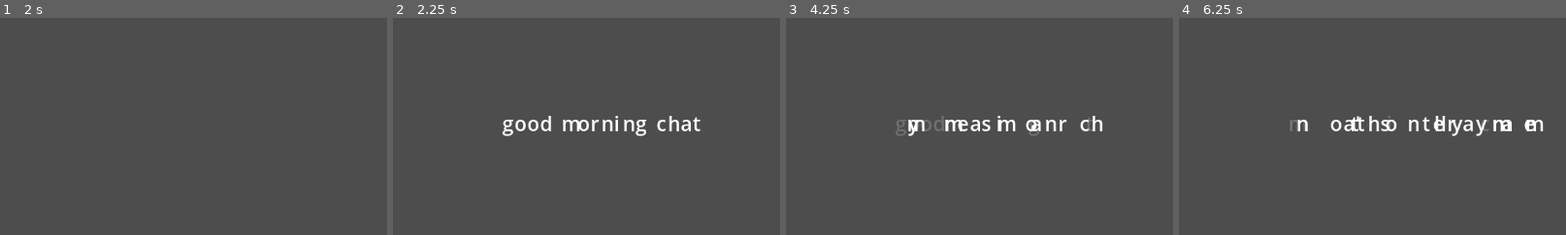
Above: before the commit, frames 1-4 (left to right).
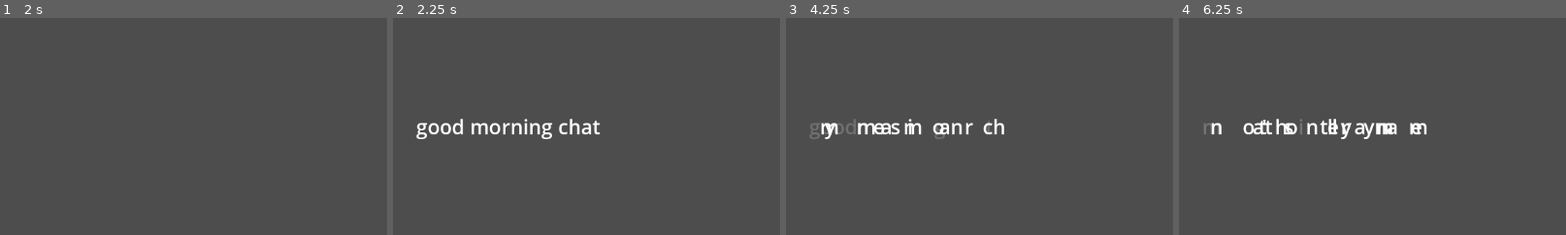
Above: after the commit, the same moments.

Repository: chesedcore/HiFidelityLabel
Game: Godot game, scene res://control.tscn
Same seed, same stepped clock (60 frames per second), same inputs: the game is played once before the commit and once after it.
Inputs:
- Up to frame 1 (2 s): tap Enter at 0.5 s; tap Space at 1.25 s
- Up to frame 2 (2.25 s): tap Enter at 2 s
- Up to frame 3 (4.25 s): tap Space at 2.75 s; tap Enter at 3.5 s
- Up to frame 4 (6.25 s): tap Space at 5.75 s
The pictures show only the part of the screen within x 27-77%, y 20-70%; the shares and areas given below are measured in that part.

Frame 1 is identical in both runs. In frame 2, 2.6% of the frame differs, in the area x 6-80%, y 45-56%; in frame 3, 2.7%; in frame 4, 3.2%, in the area x 6-95%, y 45-56%.

Commit message:
fix kerning and advancement

Diff:
--- a/hi-fidelity-label/HFLabel.gd
+++ b/hi-fidelity-label/HFLabel.gd
@@ -173,35 +173,77 @@
 	return chosen
 
 #region LAYOUT AND ANIMATIONS (tweens)
+##DEPRECATED. don't use this version, it is not kerning aware
+#func _relayout_immediately() -> void:
+	#var x := 0.0
+	#for g in _active_glyphs:
+		#var width := _measure_char_width(g)
+		#var target := Vector2(x, baseline_y)
+		#g.pos = target
+		#g.target_pos = target
+		##ensure label shows correct char and is moved properly
+		#_set_label_text_and_pos(g.label_idx, g.repr, target)
+		#x += width + letter_spacing
+
 ##instantly place all glyphs without animation.
 func _relayout_immediately() -> void:
-	var x := 0.0
-	for g in _active_glyphs:
-		var width := _measure_char_width(g)
+	var full_text := ""
+	for g in _active_glyphs: full_text += g.repr
+	var x_positions := _compute_glyph_positions_from_string(full_text)
+
+	for i in _active_glyphs.size():
+		var g := _active_glyphs[i]
+		var x := 0.0
+		if i == 0: x = 0.0
+		else: x = x_positions[i - 1]
+		x += i * letter_spacing
 		var target := Vector2(x, baseline_y)
 		g.pos = target
 		g.target_pos = target
-		#ensure label shows correct char and is moved properly
 		_set_label_text_and_pos(g.label_idx, g.repr, target)
-		x += width + letter_spacing
+
+
+##DEPRECATED: don't use this. it's not kerning aware
+#func _relayout_animated() -> void:
+	#var x := 0.0
+	#for g in _active_glyphs:
+		#var width := _measure_char_width(g)
+		#var target := Vector2(x, baseline_y)
+		#_set_label_text_and_pos(g.label_idx, g.repr, g.pos) #keep this visual position as a start
+		#g.stop_tween()
+		##create tween here for position movement from current to target
+		#var lbl := _label_pool[g.label_idx]
+		#var t := create_tween().set_ease(t_ease).set_trans(t_trans)
+		##animate
+		#t.tween_property(lbl, "position", target, zero_point_three)
+		#g.tween = t
+		#g.target_pos = target
+		#g.pos = target
+		#x += width + letter_spacing
 
 ##compute target positions for the new order and animate each glyph with a tween
 func _relayout_animated() -> void:
-	var x := 0.0
-	for g in _active_glyphs:
-		var width := _measure_char_width(g)
+	var full_text := ""
+	for g in _active_glyphs: full_text += g.repr
+	var x_positions := _compute_glyph_positions_from_string(full_text)
+
+	for i in _active_glyphs.size():
+		var g := _active_glyphs[i]
+		var x := 0.0
+		if i == 0: x = 0.0
+		else: x = x_positions[i - 1]
+		#use that x as anchor
+		x += i * letter_spacing
 		var target := Vector2(x, baseline_y)
-		_set_label_text_and_pos(g.label_idx, g.repr, g.pos) #keep this visual position as a start
+		_set_label_text_and_pos(g.label_idx, g.repr, g.pos)
 		g.stop_tween()
-		#create tween here for position movement from current to target
 		var lbl := _label_pool[g.label_idx]
 		var t := create_tween().set_ease(t_ease).set_trans(t_trans)
-		#animate
 		t.tween_property(lbl, "position", target, zero_point_three)
 		g.tween = t
 		g.target_pos = target
 		g.pos = target
-		x += width + letter_spacing
+
 
 ##helper used to set label text and position immediately (used to seed animation start)
 func _set_label_text_and_pos(label_idx: int, ch: String, pos: Vector2) -> void:
@@ -213,22 +255,46 @@
 #endregion
 
 #region MEASUREMENT AND UTILS
-@export var extra_fit: int = 1
 ##measure glyph width accurately using the cached font if available.
 ##fallback to minimum size if font is not cached.
-func _measure_char_width(g: Glyph) -> float:
-	if _font:
-		print_rich("[color=green]Font cache found!")
-		return _font.get_string_size(g.repr+" ".repeat(extra_fit)).x
-	#fallback code
-	if _label_pool.size() > 0:
-		var tmp := _label_pool[0]
-		tmp.text = g.repr
-		#await get_tree().process_frame
-		return tmp.get_minimum_size().x
-	#absolute fallback
-	push_warning("No proper fallback found. Returning a const fallback 8.0.")
-	return 8.0
+##DEPRECATED: kerning unaware. fucks shit up bad
+#func _measure_char_width(g: Glyph) -> float:
+	#if _font:
+		#print_rich("[color=green]Font cache found!")
+		#return _font.get_string_size(g.repr).x
+	##fallback code
+	#if _label_pool.size() > 0:
+		#var tmp := _label_pool[0]
+		#tmp.text = g.repr
+		##await get_tree().process_frame
+		#return tmp.get_minimum_size().x
+	##absolute fallback
+	#push_warning("No proper fallback found. Returning a const fallback 8.0.")
+	#return 8.0
+
+##returns X positions for each glyph based on real kerning & shaping.
+##index i gives the X at which character i should be placed.
+func _compute_glyph_positions_from_string(full_text: String) -> PackedFloat32Array:
+	var result := PackedFloat32Array()
+
+	if not _font:
+		push_error("Font cache missing. I haven't added a fallback yet lol")
+		return result
+
+	var run := ""
+	##HACK: runs in O(n^2) time. fucking horrendous for 1000 glyphs -> 1,000,000 time units :sob:
+	##TODO: reduce to O(n) time
+	for i in full_text.length():
+		run += full_text.substr(i, 1)
+		var _size := _font.get_string_size(
+			run,
+			HORIZONTAL_ALIGNMENT_LEFT,
+			-1,
+			font_size
+		)
+		result.push_back(_size.x)
+
+	return result
 
 ##obtain current label position (used when reusing a label index as fallback)
 func _get_label_pos(label_idx: int) -> Vector2:
--- a/hi-fidelity-label/control.tscn
+++ b/hi-fidelity-label/control.tscn
@@ -18,12 +18,13 @@
 anchors_preset = 15
 anchor_right = 1.0
 anchor_bottom = 1.0
-offset_left = 471.0
-offset_top = 264.0
+offset_left = 343.0
+offset_top = 269.0
+offset_right = -128.0
+offset_bottom = 5.0
 grow_horizontal = 2
 grow_vertical = 2
 script = ExtResource("1_0fbet")
 max_glyphs = 100
 zero_point_three = 1.0
 font_size = 30
-extra_fit = 2
--- a/hi-fidelity-label/driver.gd
+++ b/hi-fidelity-label/driver.gd
@@ -11,11 +11,13 @@
 	await get_tree().create_timer(2).timeout
 	hfl.morph_into("but who cares")
 	await get_tree().create_timer(2).timeout
-	hfl.morph_into("this line only appears if the font is cached")
+	hfl.morph_into("i fixed the kerning and advancement")
 	await get_tree().create_timer(2).timeout
-	hfl.morph_into("fucking help me")
+	hfl.morph_into("but the algorithm is now O(n^2)")
 	await get_tree().create_timer(2).timeout
-	hfl.morph_into("please")
+	hfl.morph_into("the runtime cost shouldn't be THAT bad")
+	await get_tree().create_timer(2).timeout
+	hfl.morph_into("but i need to optimise regardless")
 
 func layout_test() -> void:
 	hfl.immediately_set_text("hello")
--- /dev/null
+++ b/hi-fidelity-label/hifx.gd
@@ -0,0 +1,119 @@
+# glyph_fx.gd
+# A RichTextEffect that can animate glyphs out (exit) and in (enter).
+# It does not change the label text itself — it only modifies the CharFXTransform
+# that Godot passes for each glyph during rendering.
+# The orchestrator (HiFidelityRichTextLabel) will call `start_exit` and `start_enter`
+# and provide callbacks to be executed when each phase finishes.
+
+extends RichTextEffect
+class_name GlyphFX
+
+# Modes:
+const MODE_IDLE := 0
+const MODE_EXIT := 1
+const MODE_ENTER := 2
+
+# Public tuning
+var duration: float = 0.32               # default phase duration
+var stagger: float = 0.02                 # per-glyph delay (seconds) between chars
+var vertical_offset: float = -18.0        # how far glyphs fly vertically on exit/enter
+var rotation_deg: float = 8.0             # small rotation during motion
+var ease_func := func(t):
+	# smoothstep
+	return t * t * (3.0 - 2.0 * t)
+
+# Internal state
+var _mode: int = MODE_IDLE
+var _start_time: float = 0.0
+var _on_complete: Callable
+var _glyph_count_hint: int = 0  # optional hint to help timing
+
+# Start exit phase: animate current text out.
+# on_complete will be called once when last glyph finished its exit animation.
+func start_exit(p_duration: float, p_on_complete: Callable, p_stagger: float = 0.02, p_vertical_offset: float = -18.0) -> void:
+	_mode = MODE_EXIT
+	duration = p_duration
+	stagger = p_stagger
+	vertical_offset = p_vertical_offset
+	_start_time = Engine.get_idle_time()  # uses engine time, consistent while running
+	_on_complete = p_on_complete
+	_glyph_count_hint = 0
+	# request redraw (effect will run in next draw)
+	update()
+
+# Start enter phase: animate current text in. Label.text should be the TARGET text
+# before calling this (the orchestrator will swap the text).
+func start_enter(p_duration: float, p_on_complete: Callable, p_stagger: float = 0.02, p_vertical_offset: float = -18.0) -> void:
+	_mode = MODE_ENTER
+	duration = p_duration
+	stagger = p_stagger
+	vertical_offset = p_vertical_offset
+	_start_time = Engine.get_idle_time()
+	_on_complete = p_on_complete
+	_glyph_count_hint = 0
+	update()
+
+# Force immediate reset (stop animations)
+func reset() -> void:
+	_mode = MODE_IDLE
+	_start_time = 0.0
+	_on_complete = null
+	_glyph_count_hint = 0
+	update()
+
+# _process_custom_fx is called by Godot for every glyph being drawn.
+# It receives a CharFXTransform we can mutate (offset / transform / color / visible).
+# We use transform.relative_index to compute per-glyph delays and do per-glyph motion.
+func _process_custom_fx(fx: CharFXTransform) -> bool:
+	# If idle, do nothing (leave glyph untouched).
+	if _mode == MODE_IDLE:
+		return
+
+	# Some cheap caching/hinting: track max glyph index seen so we can know when to call completion callback.
+	if fx.relative_index + 1 > _glyph_count_hint:
+		_glyph_count_hint = fx.relative_index + 1
+
+	# Compute per-glyph start time (staggered)
+	var glyph_delay := fx.relative_index * stagger
+	var t_global := Engine.get_idle_time() - _start_time - glyph_delay
+	var raw_t := t_global / max(duration, 0.0001)
+	var clamped := clamp(raw_t, 0.0, 1.0)
+	var e := ease_func(clamped)
+
+	if _mode == MODE_EXIT:
+		# Exit: glyphs fly up (vertical_offset negative) and fade out
+		# initial: offset=(0,0), alpha=1; final: offset=(0,vertical_offset), alpha=0
+		var off_y := lerp(0.0, vertical_offset, e)
+		fx.offset = Vector2(0, off_y)
+		# rotate a little for flair
+		var rot := deg2rad(lerp(0.0, rotation_deg, e))
+		var s := 1.0 - 0.15 * e
+		fx.transform = Transform2D( cos(rot)*s, -sin(rot)*s, sin(rot)*s, cos(rot)*s, 0, 0 )
+		# fade alpha
+		fx.color = Color(1,1,1, 1.0 - e)
+
+		# if this glyph is the last one and its t >= 1, we may be done
+		if fx.relative_index == _glyph_count_hint - 1 and raw_t >= 1.0:
+			# call on_complete once (clear mode to idle so we stop calling)
+			var cb := _on_complete
+			_on_complete = null
+			_mode = MODE_IDLE
+			if cb:
+				cb.call()
+
+	elif _mode == MODE_ENTER:
+		# Enter: glyphs start offset = vertical_offset (off-screen) and alpha=0, they land at (0,0) with alpha=1
+		var off_y := lerp(vertical_offset, 0.0, ease_func(clamped))
+		fx.offset = Vector2(0, off_y)
+		# small pop: scale up a bit in early phase
+		var pop := 1.0 + 0.08 * sin(e * PI)
+		var rot_e := deg2rad(lerp(-rotation_deg*0.5, 0.0, e))
+		fx.transform = Transform2D( cos(rot_e)*pop, -sin(rot_e)*pop, sin(rot_e)*pop, cos(rot_e)*pop, 0, 0 )
+		fx.color = Color(1,1,1, e)
+
+		if fx.relative_index == _glyph_count_hint - 1 and raw_t >= 1.0:
+			var cb2 := _on_complete
+			_on_complete = null
+			_mode = MODE_IDLE
+			if cb2:
+				cb2.call()
Not shown, added: hi-fidelity-label/hifx.gd.uid
